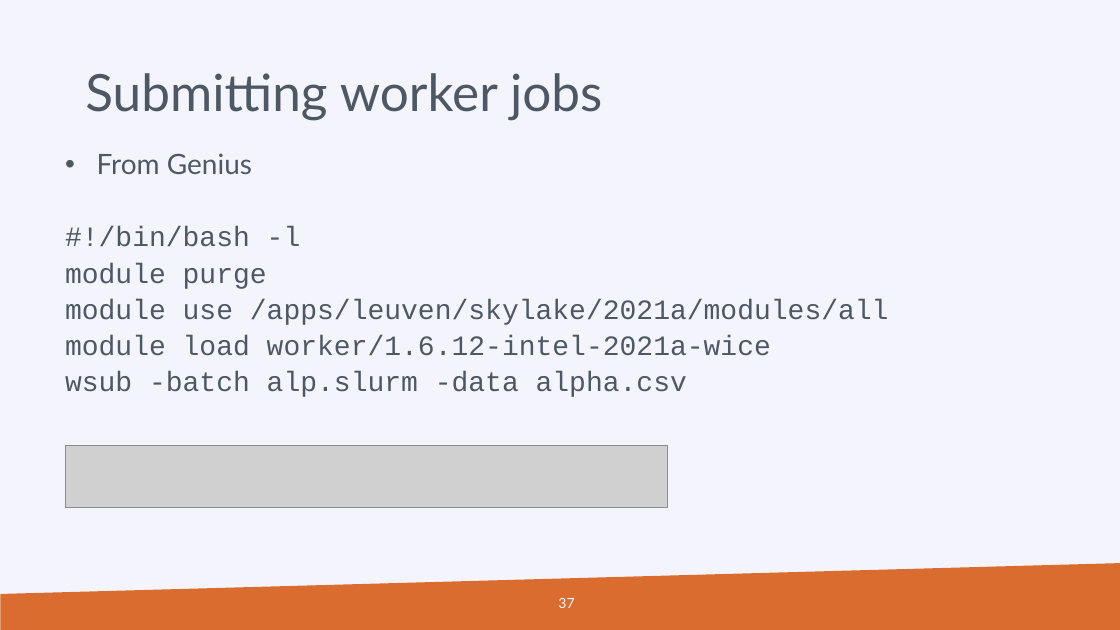
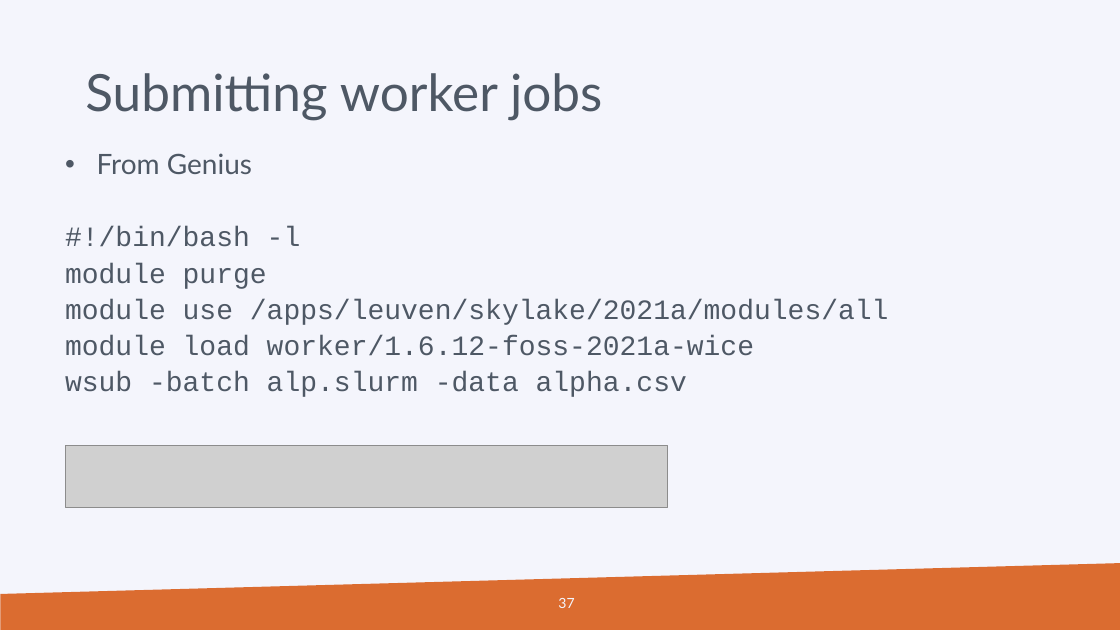
Before and after one commit to hpcleuven/Slurm-lunchbox, a slide deck: slide 37 of Slurm_Lunchbox.pptx. Drawn at 1120x630 pixels with LibreOffice and Linux fonts; fonts in the diff are those of the drawing; grey boxes stand for pictures; background and template pictures are left out. Boxes give left, top, right and bottom in pixels: in the first picture for what was removed or moved away, otherwise in the second. Text is boxed around its words. In the diff, an @@ line names an element or a change of style, - is before the commit and + after.

```diff
--- a/Slurm_Lunchbox.pptx
+++ b/Slurm_Lunchbox.pptx
@@ text at [65,335,754,356]: text changed @@
-  module load worker/1.6.12-intel-2021a-wice
+  module load worker/1.6.12-foss-2021a-wice
```
Also in this commit, not shown: 1 other slide changed.
